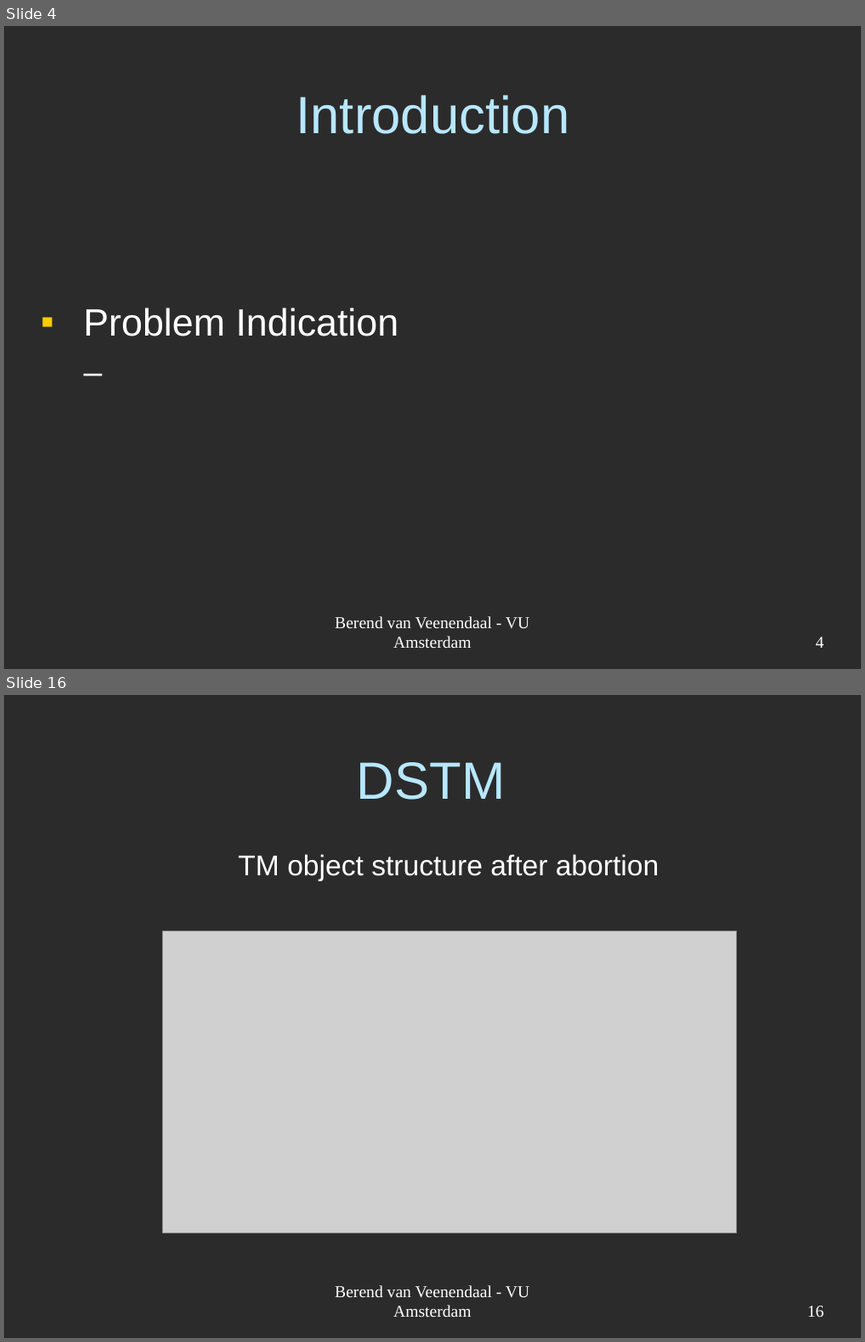
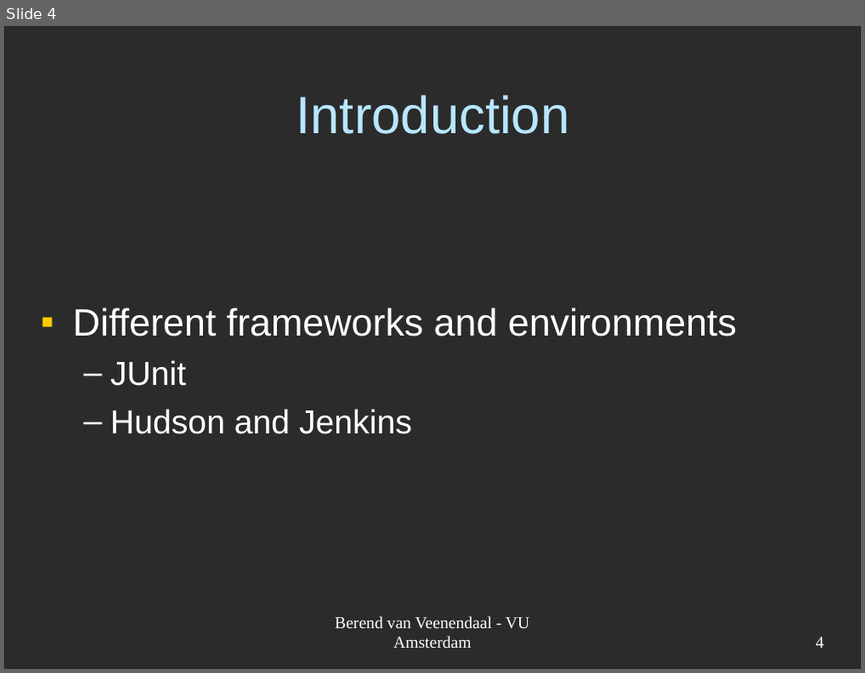
Before and after one commit to JungleComputing/codmon, a slide deck: doc/report/Codmon-VM.ppt. Shown one above the other, each under a label of ours: slides 4 and 16 before the commit, slide 4 after it; the slides between them are not shown. The pictures are 865x1342 and 865x673 pixels, drawn with LibreOffice and Linux fonts; fonts in the diff are those of the drawing; grey boxes stand for pictures; background and template pictures are left out; a plain dark background stands for a picture behind light text. Boxes give left, top, right and bottom in pixels: in the first picture for what was removed or moved away, otherwise in the second. Text is boxed around its words. In the diff, an @@ line names an element or a change of style, - is before the commit and + after.

```diff
--- a/doc/report/Codmon-VM.ppt
+++ b/doc/report/Codmon-VM.ppt
@@ slide 16 removed at <box>4,695,861,1338</box>, background picture (left out) @@
@@ title removed at <box>357,762,505,800</box> @@
-DSTM
@@ text removed at <box>238,854,658,881</box> @@
-TM object structure after abortion
@@ picture removed at <box>162,930,736,1232</box> @@
@@ text removed at <box>335,1285,529,1316</box> @@
-Berend van Veenendaal - VU Amsterdam
@@ page number removed at <box>807,1305,824,1316</box> @@
-16
@@ slide 4 changed as well @@
@@ text at <box>73,307,737,434</box>: text changed @@
-▪ Problem Indication
+▪ Different frameworks and environments
+  – JUnit
+  – Hudson and Jenkins
```
Also in this commit, not shown: 1 other slide changed, 4 slides added, 29 other slides removed.
